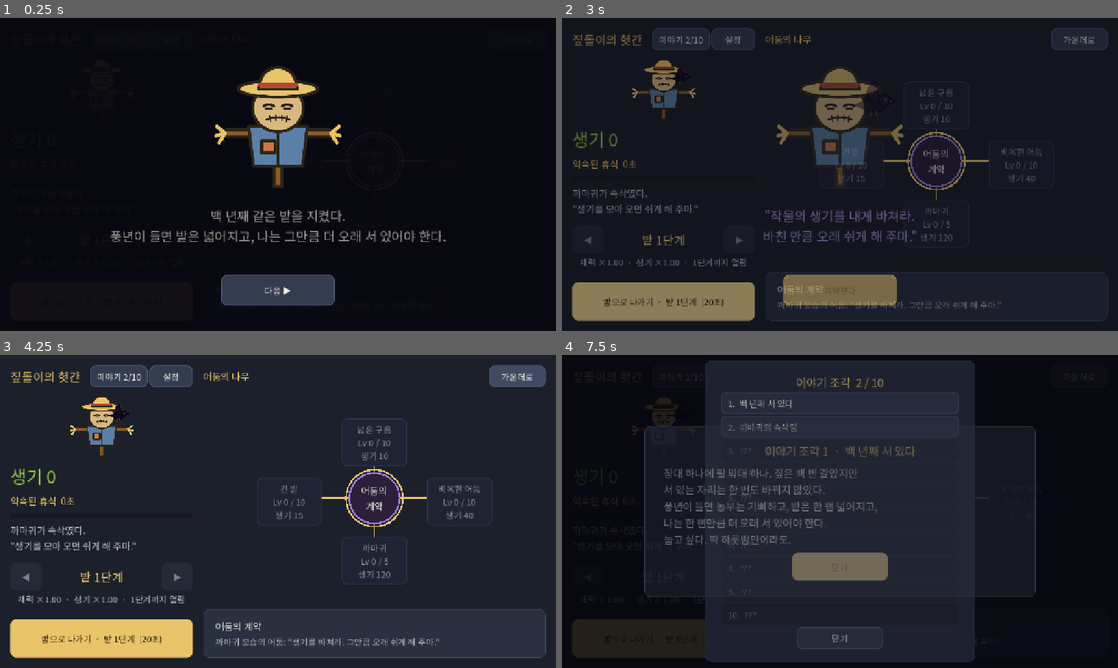
Above: before the commit, frames 1-4 (two rows, left to right).
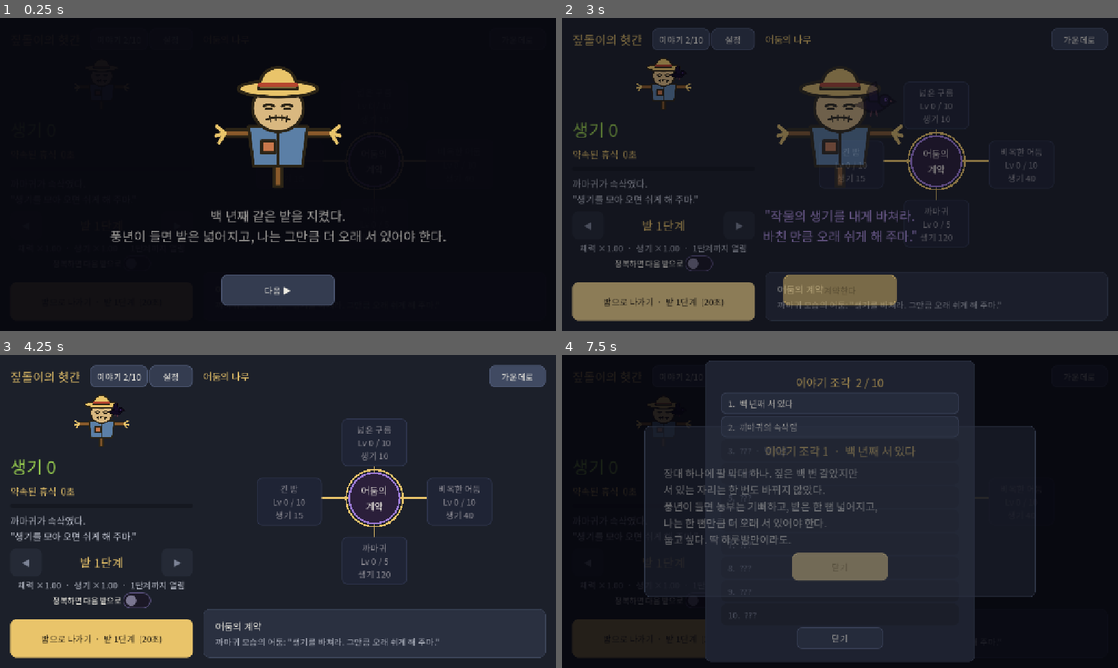
Above: after the commit, the same moments.

Repository: dldpwns1234-rgb/scarecrow1
Game: Godot game, scene res://scenes/main.tscn
The game is run twice, just before and just after one commit, with the same random seed, the same clock (stepped at 60 frames per second) and the same inputs.
Inputs (mouse positions are in pixels of both pictures, inside the frame that each line leads up to):
- Up to frame 1 (0.25 s): no input
- Up to frame 2 (3 s): click (662, 262) at 0.5 s, where only the run after the commit has a clickable "정복하면 다음 밭으로"; click "이야기 2/10" at 1.25 s; click "설정" at 2 s; click "밤으로 나가기 · 밭 1단계 (20초)" at 2.75 s
- Up to frame 3 (4.25 s): click "가운데로" at 3.5 s
- Up to frame 4 (7.5 s): click "이야기 2/10" at 4.25 s; click "1. 백 년째 서 있다" at 5 s; click "2. 까마귀의 속삭임" at 5.75 s; click "닫기" at 6.5 s; click "닫기" at 7.25 s

The runs differ from the first frame. In frame 2, 2.6% of the frame differs, in the area x 2-33%, y 13-81%; in frame 3, 3.1%; in frame 4, 0.1%.

Commit message:
밭 고르기 아래 '정복하면 다음 밭으로' 스위치(Night.auto_advance), 결과 알림은 물결이면 '밭 3단계 4번 정복!'. 자리를 내주려고 초상화 128·기록 칸 64로
Co-Authored-By: Claude Opus 5.5 <noreply@anthropic.com>

Diff:
--- a/scenes/day/day_screen.gd
+++ b/scenes/day/day_screen.gd
@@ -20,7 +20,7 @@
 const LEFT_WIDTH: float = 420.0
 const NIGHT_BUTTON_HEIGHT: float = 88.0
 const PROMISE_BAR_HEIGHT: float = 10.0
-const RECORD_HEIGHT: float = 80.0  # 두 줄 자리. 글이 바뀌어도 아래가 밀리지 않게
+const RECORD_HEIGHT: float = 64.0  # 두 줄 자리. 글이 바뀌어도 아래가 밀리지 않게
 const TITLE_COLOR := Color("e9c46a")
 const REST_COLOR := Color("9ad14f")
 const NOTE_COLOR := Color("b8bcc8")
--- a/scenes/day/field_picker.gd
+++ b/scenes/day/field_picker.gd
@@ -2,7 +2,8 @@
 ## 낮 화면: 다음 밤의 밭 단계 고르기 (GDD 4절 밭 정복). "◀  밭 3단계  ▶"와 그 단계의 작물 체력·생기 배율.
 ## 밭을 정복하면(90% 시듦) 다음 단계가 열린다. 낮은 단계로 돌아가 쉽게 모을 수도 있다. Night의 함수와 시그널만 쓴다. 상수는 배치용이다.
 ## 새 단계가 열렸는데 아래 단계에 있으면 ▶가 금색으로 숨 쉬고 아래 글이 '새 밭이 열렸다'가 된다 (방장 2026-10-14: 강해진 맛을 보고 넘어갈지는 낮에 고른다).
-## 화살표를 한 번 누르거나 그 단계에 서면 알아본 것으로 친다 (저장하지 않는다)
+## 화살표를 한 번 누르거나 그 단계에 서면 알아본 것으로 친다 (저장하지 않는다).
+## 아래 스위치 '정복하면 다음 밭으로'는 Night.auto_advance (켜면 예전처럼 정복한 다음 밤이 새 단계)
 
 const ARROW_SIZE := Vector2(72, 64)
 const LEVEL_FONT_SIZE: int = 28
@@ -11,6 +12,8 @@
 const LEVEL_COLOR := Color("e9c46a")
 const PULSE_LOW: float = 0.55
 const PULSE_SECONDS: float = 0.7
+const SWITCH_HEIGHT: float = 36.0
+const SWITCH_FONT_SIZE: int = 18
 
 var _down: Button
 var _up: Button
@@ -18,6 +21,7 @@
 var _note: Label
 var _known_best: int = 1  # 알아본 가장 높은 단계. 이보다 높은 단계가 열리면 ▶를 강조한다
 var _pulse: Tween
+var _auto: CheckButton
 
 
 func _ready() -> void:
@@ -40,6 +44,13 @@
 	_note.add_theme_font_size_override("font_size", NOTE_FONT_SIZE)
 	_note.add_theme_color_override("font_color", NOTE_COLOR)
 	add_child(_note)
+	_auto = CheckButton.new()  # 자동화 스위치 모양 (테마의 CheckButton)
+	_auto.text = "정복하면 다음 밭으로"
+	_auto.custom_minimum_size = Vector2(0.0, SWITCH_HEIGHT)
+	_auto.size_flags_horizontal = Control.SIZE_SHRINK_CENTER
+	_auto.add_theme_font_size_override("font_size", SWITCH_FONT_SIZE)
+	_auto.toggled.connect(Night.set_auto_advance)
+	add_child(_auto)
 	_known_best = Night.best_level  # 불러온 상태는 이미 아는 것으로
 	Night.field_level_changed.connect(_refresh.unbind(2))
 	_refresh()
@@ -66,6 +77,7 @@
 	if level >= Night.best_level:
 		_known_best = Night.best_level
 	var fresh := Night.best_level > _known_best  # 새 밭이 열렸는데 아직 아래에 있다
+	_auto.set_pressed_no_signal(Night.auto_advance)
 	_note.text = "새 밭이 열렸다  ·  ▶ %d단계까지" % Night.best_level if fresh \
 		else "체력 %s  ·  생기 %s  ·  %d단계까지 열림" % [Num.multiplier(hp), Num.multiplier(vitality), Night.best_level]
 	_note.add_theme_color_override("font_color", LEVEL_COLOR if fresh else NOTE_COLOR)
--- a/scenes/day/night_report.gd
+++ b/scenes/day/night_report.gd
@@ -81,7 +81,7 @@
 		_haul.text += "  ·  지난 밤보다 %s" % Num.multiplier(haul / _prev_haul)
 	_prev_level = _level_now
 	_clear.visible = _cleared_level > 0
-	_clear.text = "밭 %d단계 정복!" % _cleared_level
+	_clear.text = "밭 %d단계 정복!" % _cleared_level if Night.waves <= 1 else "밭 %d단계 %d번 정복!" % [_cleared_level, Night.waves]  # 정복해도 밤이 이어져 물결마다 다시 정복한다
 	if Night.best_level > _best_before:
 		_clear.text += "  %d단계가 열렸다" % Night.best_level
 	if _cleared_level > 0 and Balance.is_harvest(_cleared_level):
--- a/scenes/day/portrait.gd
+++ b/scenes/day/portrait.gd
@@ -4,8 +4,8 @@
 
 const SCARECROW := preload("res://icon.svg")
 const CROW := preload("res://assets/sprites/crow.svg")
-const SIZE := Vector2(150, 150)
-const CROW_SIZE := Vector2(58, 58)
+const SIZE := Vector2(128, 128)  # 밭 고르기의 스위치 자리를 내주려고 150에서 줄였다
+const CROW_SIZE := Vector2(50, 50)
 const SHOULDER := Vector2(0.76, 0.43)   # 짚돌이 그림에서 오른 어깨 자리 (비율, intro_card와 같다)
 const CROW_FEET := Vector2(0.5, 0.74)
 const DARK_TINT := Color(0.35, 0.22, 0.55)
